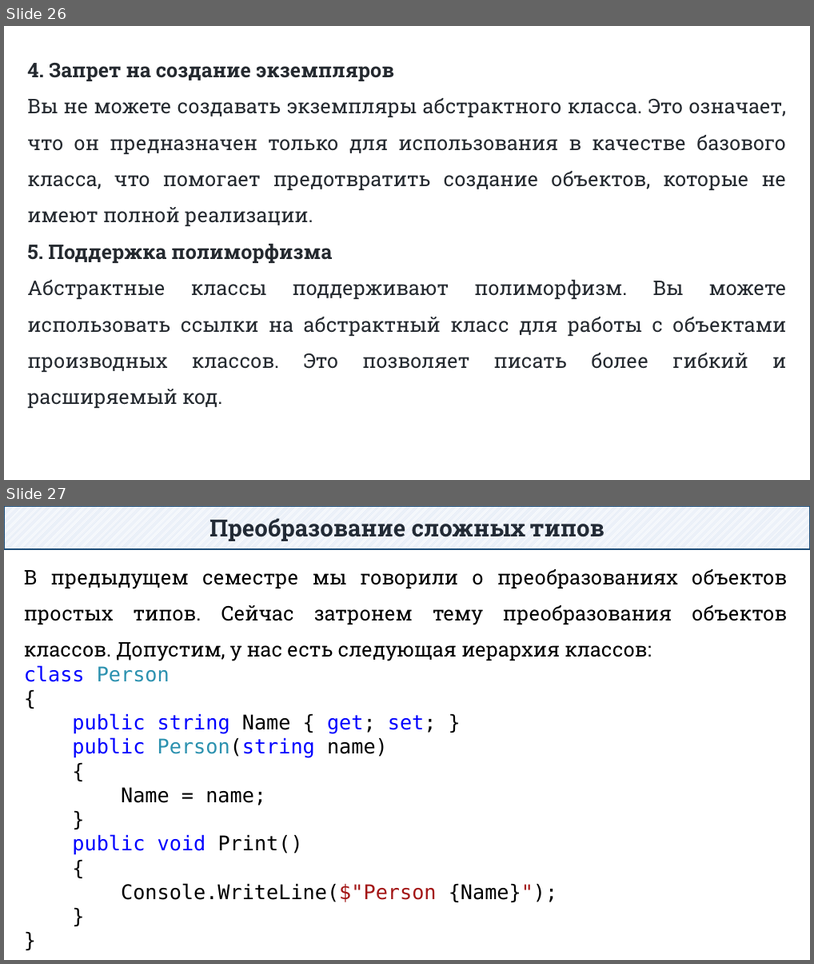
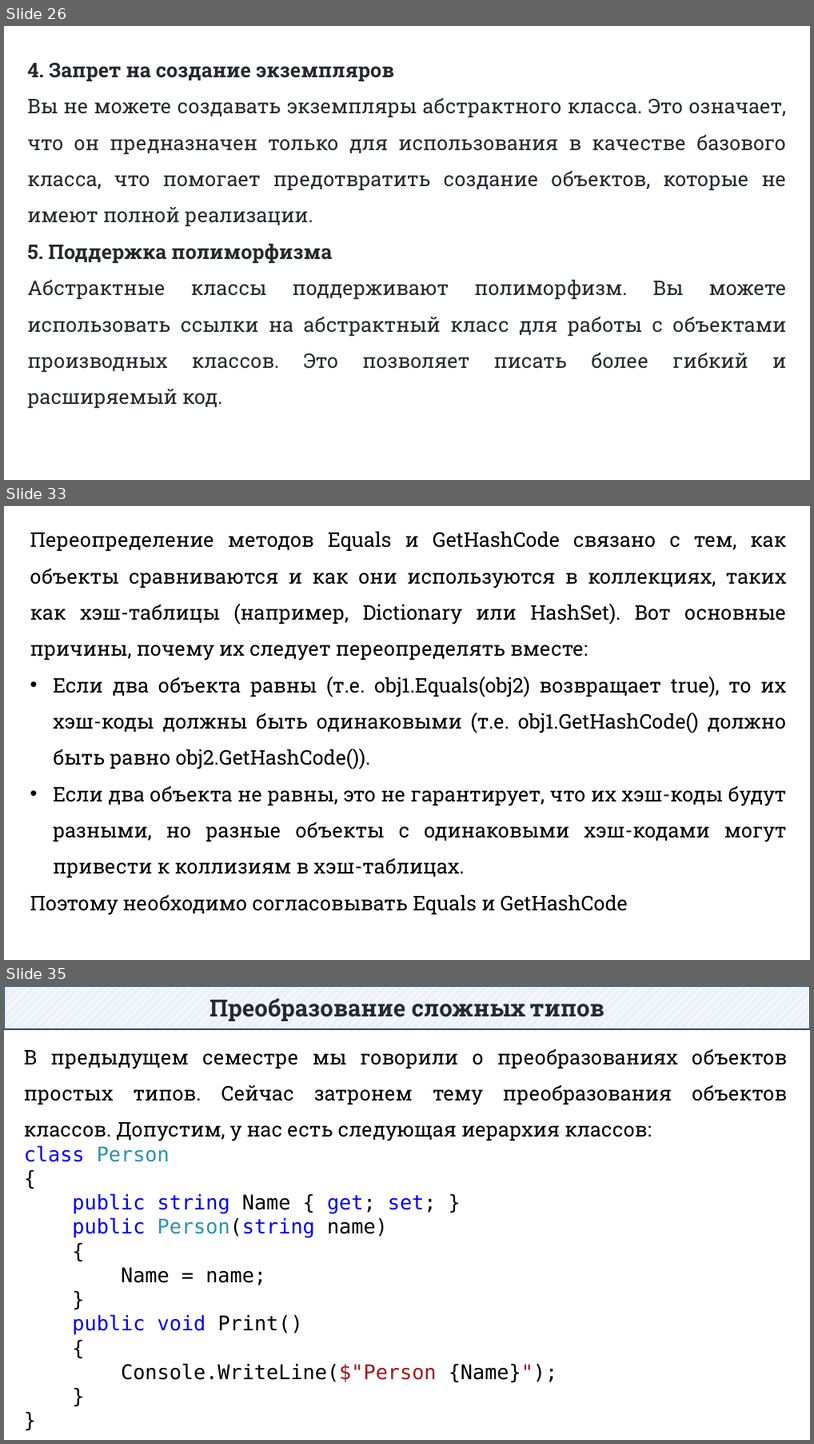
Before and after one commit to DaniilKlyukin/ITiP-2, a slide deck: Лекции/ИТиП 2 лек 3.pptx. Shown one above the other, each under a label of ours: slides 26 and 27 before the commit, slides 26, 33 and 35 after it; the slides between them are not shown. The pictures are 814x964 and 814x1444 pixels, drawn with LibreOffice and Linux fonts; fonts in the diff are those of the drawing. Boxes give left, top, right and bottom in pixels: in the first picture for what was removed or moved away, otherwise in the second. Text is boxed around its words. In the diff, an @@ line names an element or a change of style, - is before the commit and + after.

```diff
--- a/Лекции/ИТиП 2 лек 3.pptx
+++ b/Лекции/ИТиП 2 лек 3.pptx
@@ slide 33 added at <box>4,506,810,960</box>, background #FFFFFF @@
@@ text added at <box>30,531,787,915</box>, 24 pt, text #000000 @@
+Переопределение методов Equals и GetHashCode связано с тем, как объекты сравниваются и как они используются в коллекциях, таких как хэш-таблицы (например, Dictionary или HashSet). Вот основные причины, почему их следует переопределять вместе:
+• Если два объекта равны (т.е. obj1.Equals(obj2) возвращает true), то их хэш-коды должны быть одинаковыми (т.е. obj1.GetHashCode() должно быть равно obj2.GetHashCode()).
+• Если два объекта не равны, это не гарантирует, что их хэш-коды будут разными, но разные объекты с одинаковыми хэш-кодами могут привести к коллизиям в хэш-таблицах.
+Поэтому необходимо согласовывать Equals и GetHashCode
@@ what was slide 27 is now slide 35 @@
```
Also in this commit, not shown: 2 slides changed, 10 other slides added, 1 other file.
